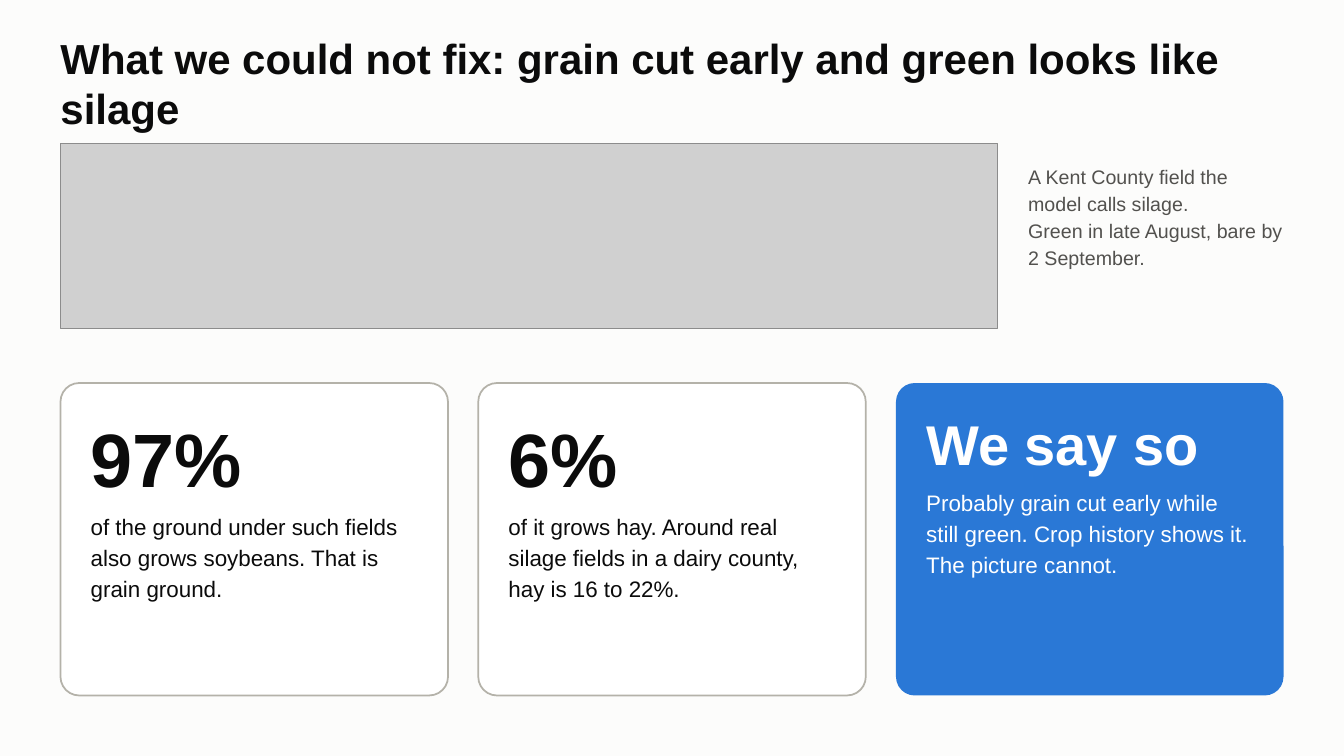
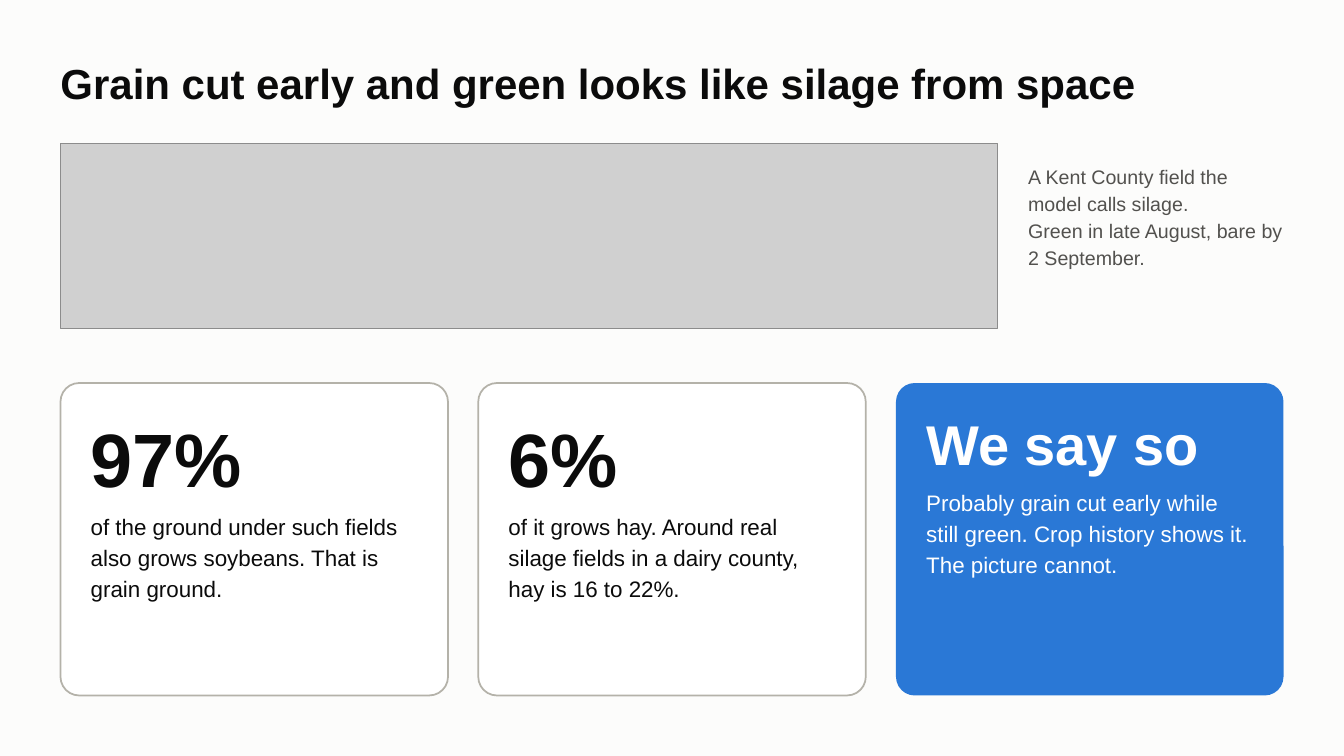
Before and after one commit to ChenSiyun1234/FieldVision, a slide deck: slide 16 of handoff/presentation/FieldVision_model_story.pptx (slide 10 before the commit). Drawn at 1344x756 pixels with LibreOffice and Linux fonts; fonts in the diff are those of the drawing; grey boxes stand for pictures. Boxes give left, top, right and bottom in pixels: in the first picture for what was removed or moved away, otherwise in the second. Text is boxed around its words. In the diff, an @@ line names an element or a change of style, - is before the commit and + after.

```diff
--- a/handoff/presentation/FieldVision_model_story.pptx
+++ b/handoff/presentation/FieldVision_model_story.pptx
@@ title at bbox=[60, 68, 1135, 107]: text changed @@
-What we could not fix: grain cut early and green looks like silage
+Grain cut early and green looks like silage from space
```
Also in this commit, not shown: 9 other slides changed, 9 slides added, 5 slides removed, 2 other files.
